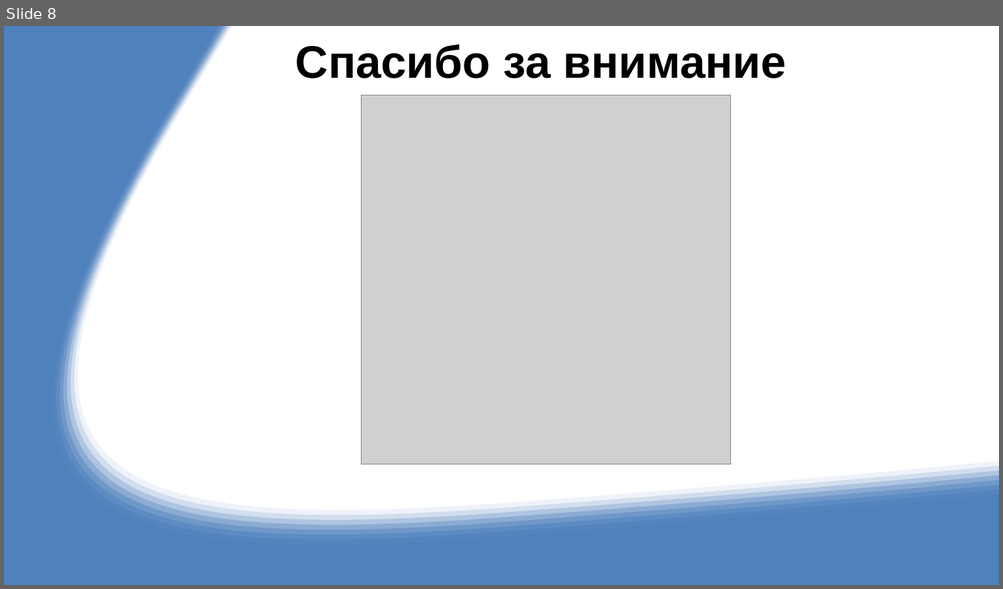
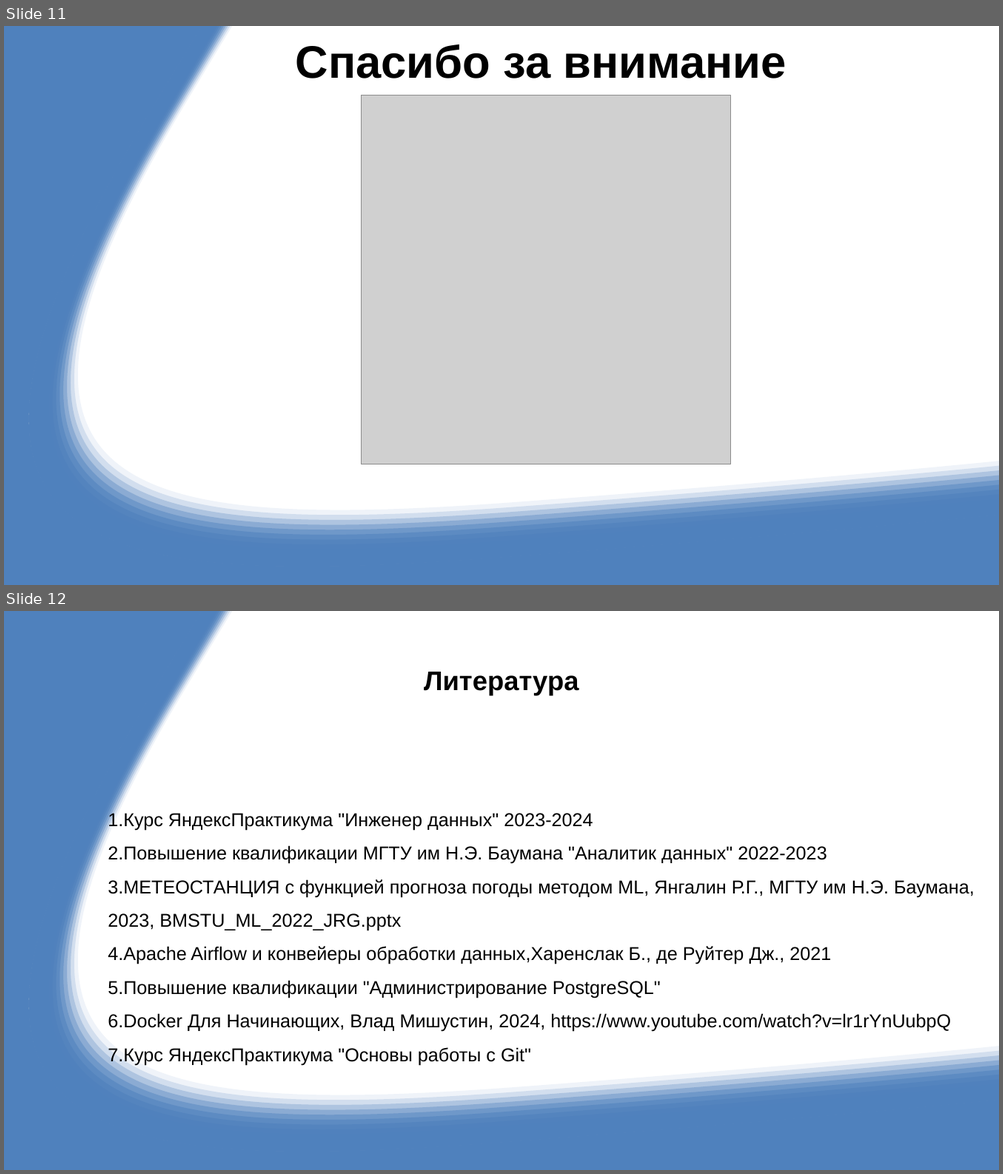
Before and after one commit to RUS02/PetProjJRG, a slide deck: DOC/DE_Yandex_2023-2024.pptx. Shown one above the other, each under a label of ours: slide 8 before the commit, slides 11 and 12 after it. The pictures are 1003x589 and 1003x1174 pixels, drawn with LibreOffice and Linux fonts; fonts in the diff are those of the drawing; grey boxes stand for pictures. Boxes give left, top, right and bottom in pixels: in the first picture for what was removed or moved away, otherwise in the second. Text is boxed around its words. In the diff, an @@ line names an element or a change of style, - is before the commit and + after.

```diff
--- a/DOC/DE_Yandex_2023-2024.pptx
+++ b/DOC/DE_Yandex_2023-2024.pptx
@@ slide 12 added at (4,611,999,1170), background #FFFFFF; not listed: 12 template elements that a slide beside it also shows @@
@@ title added at (424,672,578,696), 26 pt, text #000000, bold @@
+Литература
@@ text added at (108,812,974,1065), 18 pt, text #000000 @@
+1.Курс ЯндексПрактикума "Инженер данных" 2023-2024
+2.Повышение квалификации МГТУ им Н.Э. Баумана "Аналитик данных" 2022-2023
+3.МЕТЕОСТАНЦИЯ с функцией прогноза погоды методом ML, Янгалин Р.Г., МГТУ им Н.Э. Баумана, 2023, BMSTU_ML_2022_JRG.pptx
+4.Apache Airflow и конвейеры обработки данных,Харенслак Б., де Руйтер Дж., 2021
+5.Повышение квалификации "Администрирование PostgreSQL"
+6.Docker Для Начинающих, Влад Мишустин, 2024, https://www.youtube.com/watch?v=lr1rYnUubpQ
+7.Курс ЯндексПрактикума "Основы работы с Git"
@@ what was slide 8 is now slide 11 @@
```
Also in this commit, not shown: 3 slides changed, 4 other slides added, 1 slide removed, 19 other files.
